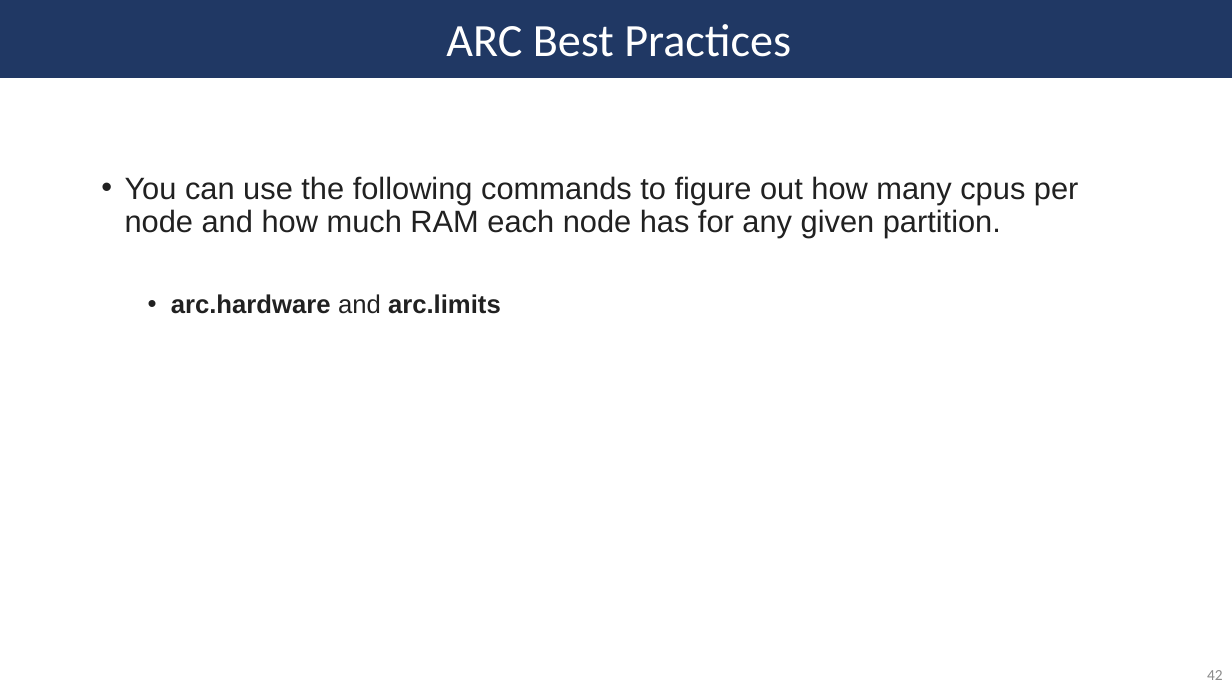
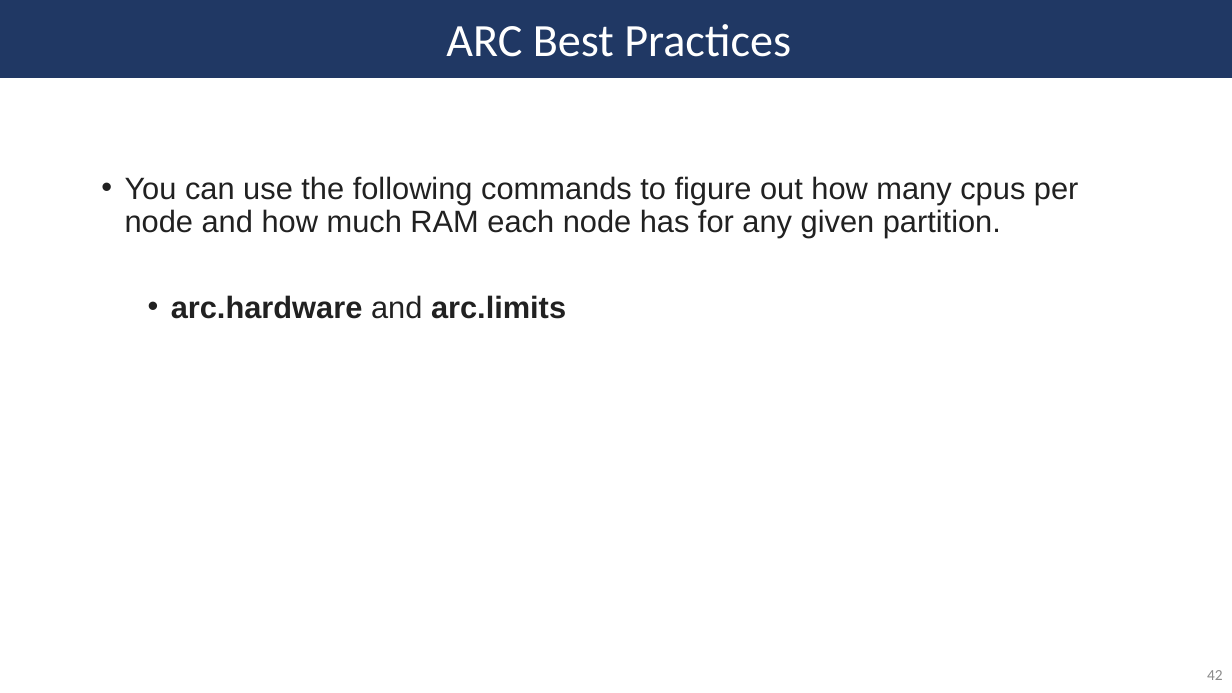
Before and after one commit to SycuroLab/arc_best_practices, a slide deck: slide 42 of arc_best_practices_presentation.pptx. Drawn at 1232x693 pixels with LibreOffice and Linux fonts; fonts in the diff are those of the drawing. Boxes give left, top, right and bottom in pixels: in the first picture for what was removed or moved away, otherwise in the second. Text is boxed around its words. In the diff, an @@ line names an element or a change of style, - is before the commit and + after.

```diff
--- a/arc_best_practices_presentation.pptx
+++ b/arc_best_practices_presentation.pptx
@@ text at (x1=171, y1=295, x2=566, y2=319): size 20 to 24 pt in "arc.hardware and arc.limits" @@
```
Also in this commit, not shown: 14 other slides changed.
